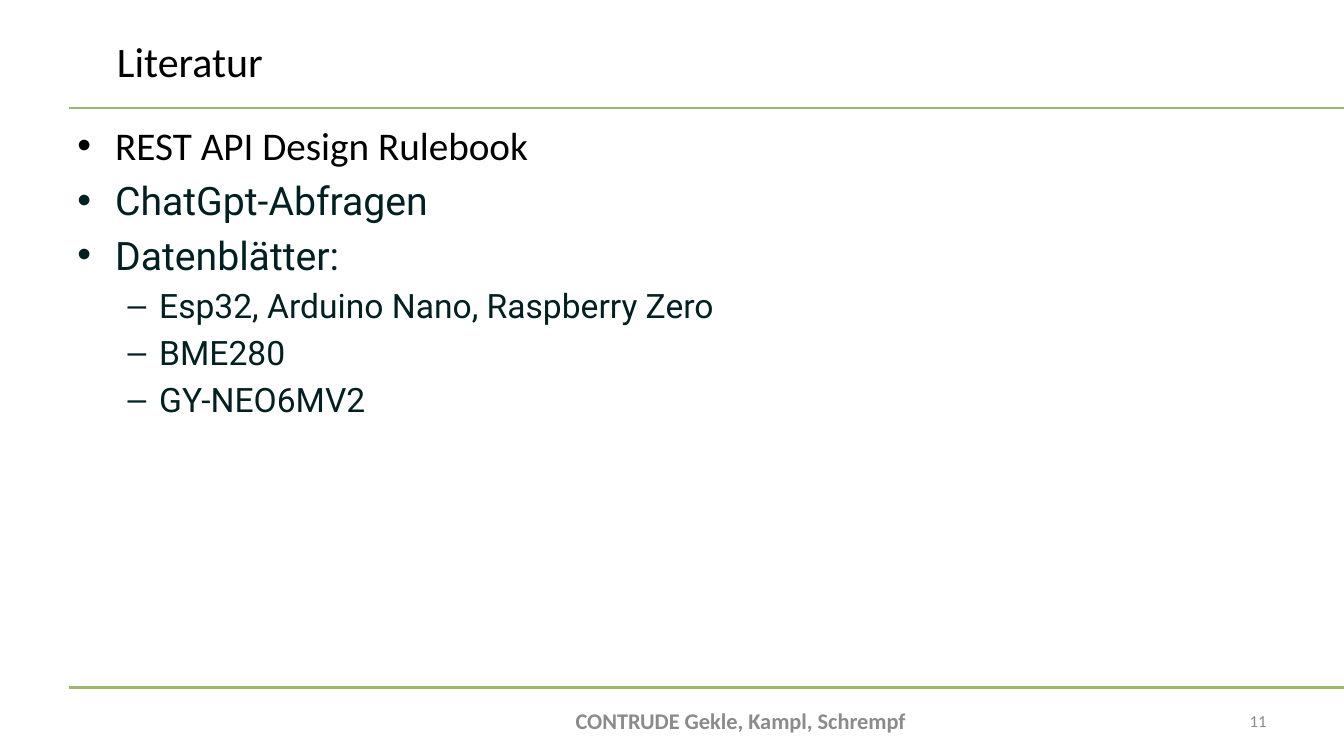
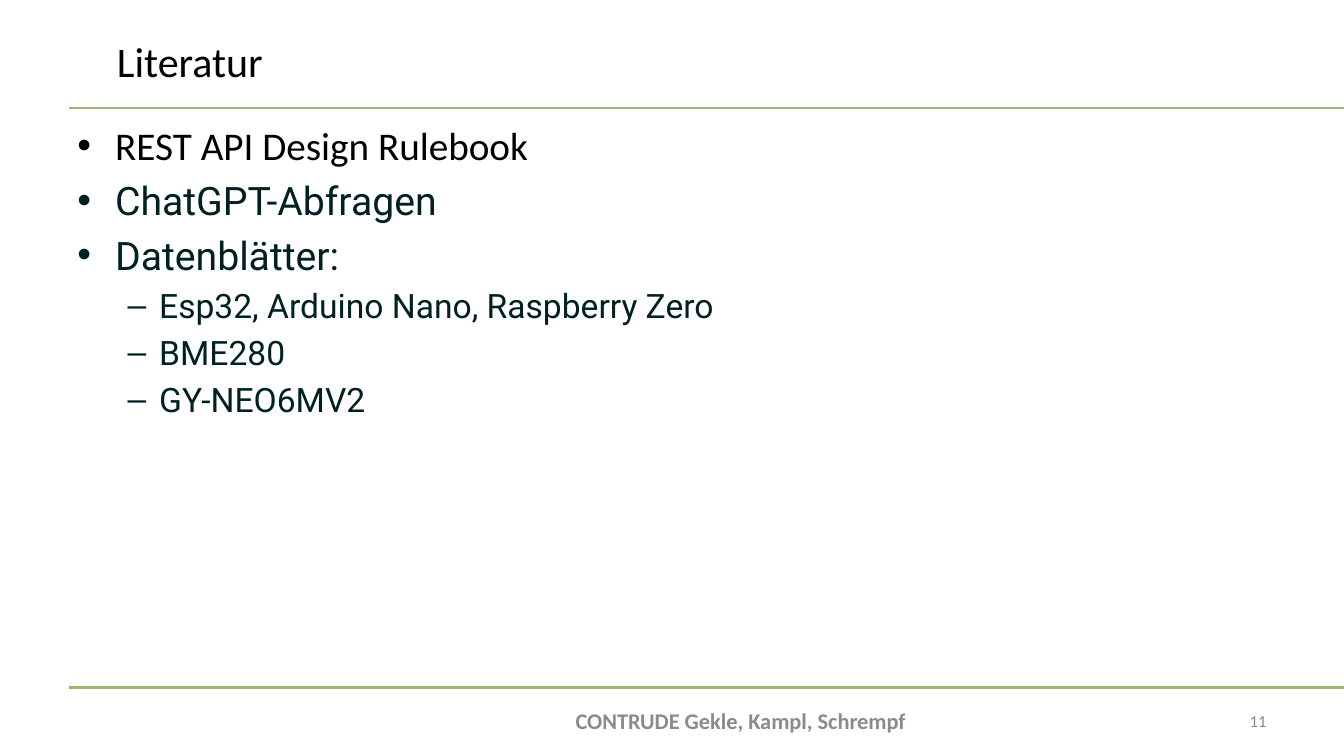
Before and after one commit to bitsneak/Contrude, a slide deck: slide 11 of Diplomarbeit/doc/Presentations/DA-Präsentation2024_Erstpräsentation.pptx. Drawn at 1344x756 pixels with LibreOffice and Linux fonts; fonts in the diff are those of the drawing; background and template pictures are left out. Boxes give left, top, right and bottom in pixels: in the first picture for what was removed or moved away, otherwise in the second. Text is boxed around its words. In the diff, an @@ line names an element or a change of style, - is before the commit and + after.

```diff
--- a/Diplomarbeit/doc/Presentations/DA-Präsentation2024_Erstpräsentation.pptx
+++ b/Diplomarbeit/doc/Presentations/DA-Präsentation2024_Erstpräsentation.pptx
@@ text at box(115, 185, 437, 223): text changed @@
-• ChatGpt-Abfragen
+• ChatGPT-Abfragen
```
Also in this commit, not shown: 8 other slides changed, 2 other files.
